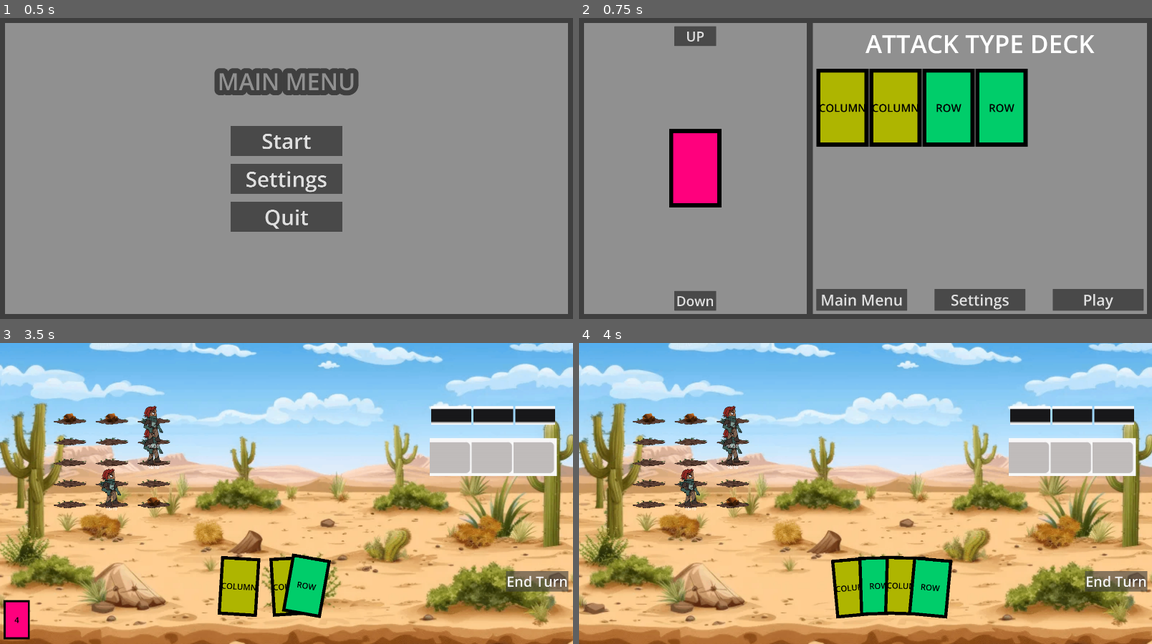
Above: before the commit, frames 1-4 (two rows, left to right).
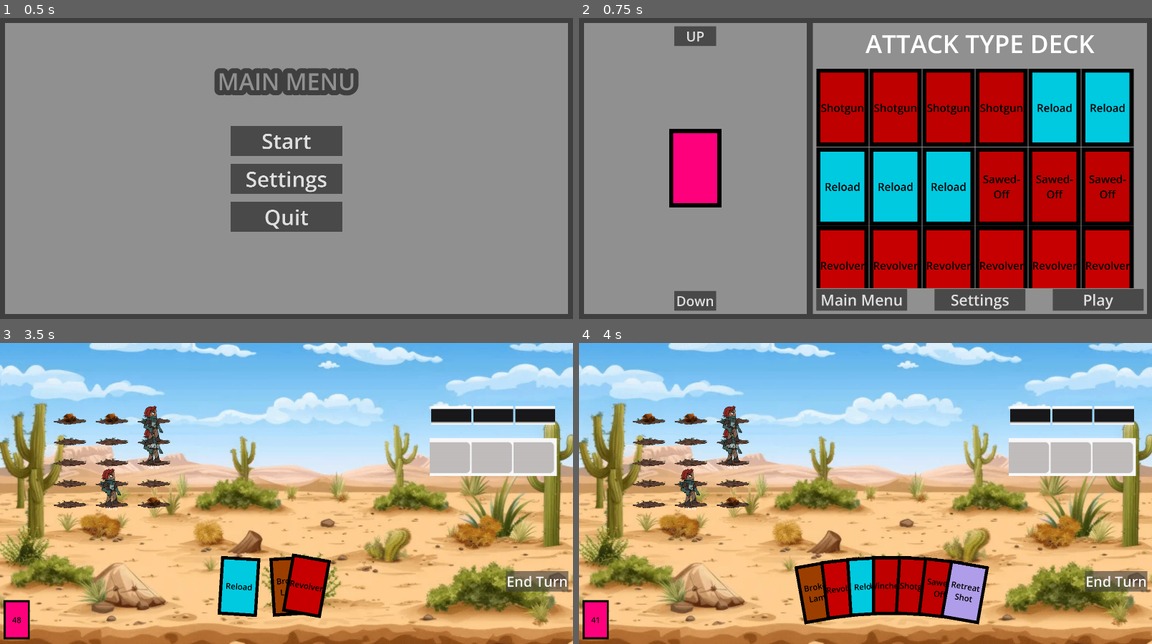
Above: after the commit, the same moments.

Repository: LandonM-byui/rpg-game-CSE290
Game: Godot game, scene res://modules/scene_handling/game_handler.tscn
The game is run twice, just before and just after one commit, with the same random seed, the same clock (stepped at 60 frames per second) and the same inputs.
Inputs:
- Up to frame 1 (0.5 s): no input
- Up to frame 2 (0.75 s): click "Start" at 0.5 s
- Up to frame 3 (3.5 s): click "Play" at 1.25 s; click "End Turn" at 2 s; click "End Turn" at 2.75 s
- Up to frame 4 (4 s): click "End Turn" at 3.5 s

Frame 1 is identical in both runs. In frame 2, 38% of the frame differs, in the area x 41-97%, y 16-90%; in frame 3, 2.5%; in frame 4, 6.6%.

Commit message:
Card update
Added multiple cards and edited the attack deck

Diff:
--- /dev/null
+++ b/yee-haw/data/attacks/Broken Lamp.tres
@@ -0,0 +1,11 @@
+[gd_resource type="Resource" script_class="CardData" format=3 uid="uid://cddt4u7ix7yeb"]
+
+[ext_resource type="Script" uid="uid://47wak76myq0k" path="res://modules/cards/card_data.gd" id="1_xnioh"]
+
+[resource]
+script = ExtResource("1_xnioh")
+name = "Broken Lamp"
+color = Color(0.6117647, 0.24313726, 0, 1)
+type = 3
+block_card_draw = true
+metadata/_custom_type_script = "uid://47wak76myq0k"
--- /dev/null
+++ b/yee-haw/data/attacks/Cactus Burr.tres
@@ -0,0 +1,14 @@
+[gd_resource type="Resource" script_class="CardData" format=3 uid="uid://cw8t0sq5qwxnd"]
+
+[ext_resource type="Script" uid="uid://47wak76myq0k" path="res://modules/cards/card_data.gd" id="1_mrchy"]
+
+[resource]
+script = ExtResource("1_mrchy")
+name = "Cactus Burr"
+color = Color(0.6117647, 0.24313726, 0, 1)
+type = 3
+destroy_in_deck = 1
+block_card_draw = true
+after_play = 0
+turn_def_change = -2
+metadata/_custom_type_script = "uid://47wak76myq0k"
--- /dev/null
+++ b/yee-haw/data/attacks/Caution to the Wind.tres
@@ -0,0 +1,13 @@
+[gd_resource type="Resource" script_class="CardData" format=3 uid="uid://cdwmvo11vu2fk"]
+
+[ext_resource type="Script" uid="uid://47wak76myq0k" path="res://modules/cards/card_data.gd" id="1_liwce"]
+
+[resource]
+script = ExtResource("1_liwce")
+name = "Caution to the Wind"
+color = Color(0, 0.7921569, 0.8784314, 1)
+type = 1
+defense = -3
+special = true
+turn_dmg_change = 4
+metadata/_custom_type_script = "uid://47wak76myq0k"
--- /dev/null
+++ b/yee-haw/data/attacks/Energize.tres
@@ -0,0 +1,14 @@
+[gd_resource type="Resource" script_class="CardData" format=3 uid="uid://dbgx4bjr6yk74"]
+
+[ext_resource type="Script" uid="uid://47wak76myq0k" path="res://modules/cards/card_data.gd" id="1_i6h4n"]
+
+[resource]
+script = ExtResource("1_i6h4n")
+name = "Energize"
+color = Color(0, 0.7921569, 0.8784314, 1)
+triggers = 2
+type = 1
+extra_moves = 2
+defense = 3
+block_card_draw = true
+metadata/_custom_type_script = "uid://47wak76myq0k"
--- /dev/null
+++ b/yee-haw/data/attacks/Hammer.tres
@@ -0,0 +1,14 @@
+[gd_resource type="Resource" script_class="CardData" format=3 uid="uid://do5bwijffkn8v"]
+
+[ext_resource type="Script" uid="uid://47wak76myq0k" path="res://modules/cards/card_data.gd" id="1_wgqhe"]
+
+[resource]
+script = ExtResource("1_wgqhe")
+name = "Hammer"
+color = Color(1, 0.8509804, 0.11764706, 1)
+type = 2
+damage_range = Vector2i(2, 0)
+targeting = 1
+destroy_in_deck = 3
+after_play = 0
+metadata/_custom_type_script = "uid://47wak76myq0k"
--- /dev/null
+++ b/yee-haw/data/attacks/Reload.tres
@@ -0,0 +1,12 @@
+[gd_resource type="Resource" script_class="CardData" format=3 uid="uid://b45lsplpg4fm"]
+
+[ext_resource type="Script" uid="uid://47wak76myq0k" path="res://modules/cards/card_data.gd" id="1_ge3pt"]
+
+[resource]
+script = ExtResource("1_ge3pt")
+name = "Reload"
+color = Color(0, 0.7921569, 0.8784314, 1)
+type = 1
+extra_moves = 1
+draw_cards = 5
+metadata/_custom_type_script = "uid://47wak76myq0k"
--- /dev/null
+++ b/yee-haw/data/attacks/Sawed-Off.tres
@@ -0,0 +1,12 @@
+[gd_resource type="Resource" script_class="CardData" format=3 uid="uid://d4jwj4n6sktp3"]
+
+[ext_resource type="Script" uid="uid://47wak76myq0k" path="res://modules/cards/card_data.gd" id="1_m30p5"]
+
+[resource]
+script = ExtResource("1_m30p5")
+name = "Sawed-Off"
+color = Color(0.74509805, 0, 0, 1)
+triggers = 2
+damage_range = Vector2i(6, 8)
+turn_def_change = -1
+metadata/_custom_type_script = "uid://47wak76myq0k"
--- /dev/null
+++ b/yee-haw/data/attacks/Shotgun.tres
@@ -0,0 +1,12 @@
+[gd_resource type="Resource" script_class="CardData" format=3 uid="uid://bnqxsay621emj"]
+
+[ext_resource type="Script" uid="uid://47wak76myq0k" path="res://modules/cards/card_data.gd" id="1_udvjo"]
+
+[resource]
+script = ExtResource("1_udvjo")
+name = "Shotgun"
+color = Color(0.74509805, 0, 0, 1)
+damage_range = Vector2i(2, 5)
+targeting = 2
+after_play = 0
+metadata/_custom_type_script = "uid://47wak76myq0k"
--- /dev/null
+++ b/yee-haw/data/attacks/Straw.tres
@@ -0,0 +1,11 @@
+[gd_resource type="Resource" script_class="CardData" format=3 uid="uid://sw2ak0a2e8j1"]
+
+[ext_resource type="Script" uid="uid://47wak76myq0k" path="res://modules/cards/card_data.gd" id="1_ruips"]
+
+[resource]
+script = ExtResource("1_ruips")
+name = "Straw Bundle"
+color = Color(0.6117647, 0.24313726, 0, 1)
+type = 3
+destroy_in_deck = 2
+metadata/_custom_type_script = "uid://47wak76myq0k"
--- /dev/null
+++ b/yee-haw/data/attacks/Winchester.tres
@@ -0,0 +1,11 @@
+[gd_resource type="Resource" script_class="CardData" format=3 uid="uid://prt5hlis0t36"]
+
+[ext_resource type="Script" uid="uid://47wak76myq0k" path="res://modules/cards/card_data.gd" id="1_hsvdk"]
+
+[resource]
+script = ExtResource("1_hsvdk")
+name = "Winchester"
+color = Color(0.74509805, 0, 0, 1)
+damage_range = Vector2i(4, 0)
+targeting = 3
+metadata/_custom_type_script = "uid://47wak76myq0k"
--- /dev/null
+++ b/yee-haw/data/attacks/Wrench.tres
@@ -0,0 +1,13 @@
+[gd_resource type="Resource" script_class="CardData" format=3 uid="uid://cirm04sgv2062"]
+
+[ext_resource type="Script" uid="uid://47wak76myq0k" path="res://modules/cards/card_data.gd" id="1_76wx2"]
+
+[resource]
+script = ExtResource("1_76wx2")
+name = "Wrench"
+color = Color(1, 0.8509804, 0.11764706, 1)
+type = 2
+draw_cards = 3
+after_play = 0
+turn_dmg_change = 2
+metadata/_custom_type_script = "uid://47wak76myq0k"
--- a/yee-haw/data/attacks/knife.tres
+++ b/yee-haw/data/attacks/knife.tres
@@ -5,7 +5,7 @@
 [resource]
 script = ExtResource("1_pqk7n")
 name = "Knife"
-color = Color(0.6706895, 0.6706895, 0.6706895, 1)
+color = Color(1, 0.8509804, 0.11764706, 1)
 damage_range = Vector2i(3, 0)
 targeting = 1
 card_copies = 1
--- a/yee-haw/data/attacks/revolver.tres
+++ b/yee-haw/data/attacks/revolver.tres
@@ -5,7 +5,7 @@
 [resource]
 script = ExtResource("1_kyll5")
 name = "Revolver"
-color = Color(0.9570207, 0.47932905, 0.7666255, 1)
+color = Color(0.7764706, 0, 0, 1)
 damage_range = Vector2i(6, 0)
 targeting = 1
 perma_stat_change = -1
--- a/yee-haw/data/decks/atk_type_deck.tres
+++ b/yee-haw/data/decks/atk_type_deck.tres
@@ -1,18 +1,40 @@
 [gd_resource type="Resource" script_class="DeckPreset" format=3 uid="uid://d321m6bx64j5w"]
 
 [ext_resource type="Script" uid="uid://47wak76myq0k" path="res://modules/cards/card_data.gd" id="1_17b4l"]
-[ext_resource type="Resource" uid="uid://nuuilqo1yuo3" path="res://data/attacks/COLUMN.tres" id="2_lg87f"]
+[ext_resource type="Resource" uid="uid://bnqxsay621emj" path="res://data/attacks/Shotgun.tres" id="2_esv13"]
 [ext_resource type="Script" uid="uid://b5edudh4ld3ja" path="res://modules/deck_choice/scripts/deck_preset.gd" id="2_qr5kg"]
-[ext_resource type="Resource" uid="uid://bg0teixro6jf8" path="res://data/attacks/ROW.tres" id="3_085cn"]
-[ext_resource type="Resource" uid="uid://cgke0ptdp86qs" path="res://modules/ARCHIVE_character_selector/characters/default 1.tres" id="4_ctelk"]
+[ext_resource type="Resource" uid="uid://b45lsplpg4fm" path="res://data/attacks/Reload.tres" id="3_240t6"]
+[ext_resource type="Resource" uid="uid://d4jwj4n6sktp3" path="res://data/attacks/Sawed-Off.tres" id="4_wudey"]
+[ext_resource type="Resource" uid="uid://cc2m43djojrb5" path="res://data/attacks/revolver.tres" id="5_rlcdw"]
+[ext_resource type="Resource" uid="uid://bpxy5q0mpar7q" path="res://data/attacks/retreating_shot.tres" id="6_itpk1"]
+[ext_resource type="Resource" uid="uid://cdwmvo11vu2fk" path="res://data/attacks/Caution to the Wind.tres" id="7_gids8"]
+[ext_resource type="Resource" uid="uid://do5bwijffkn8v" path="res://data/attacks/Hammer.tres" id="8_32kjn"]
+[ext_resource type="Resource" uid="uid://cirm04sgv2062" path="res://data/attacks/Wrench.tres" id="9_ceodl"]
+[ext_resource type="Resource" uid="uid://dbgx4bjr6yk74" path="res://data/attacks/Energize.tres" id="10_wudey"]
+[ext_resource type="Resource" uid="uid://dxdmimq0uvg4" path="res://data/attacks/cover.tres" id="11_rlcdw"]
+[ext_resource type="Resource" uid="uid://prt5hlis0t36" path="res://data/attacks/Winchester.tres" id="12_32kjn"]
+[ext_resource type="Resource" uid="uid://sw2ak0a2e8j1" path="res://data/attacks/Straw.tres" id="13_ceodl"]
+[ext_resource type="Resource" uid="uid://cddt4u7ix7yeb" path="res://data/attacks/Broken Lamp.tres" id="14_80hv2"]
+[ext_resource type="Resource" uid="uid://cw8t0sq5qwxnd" path="res://data/attacks/Cactus Burr.tres" id="15_la7q8"]
 
 [resource]
 script = ExtResource("2_qr5kg")
 name = "ATTACK TYPE DECK"
-base_hero = ExtResource("4_ctelk")
 base_cards = Dictionary[ExtResource("1_17b4l"), int]({
-ExtResource("2_lg87f"): 2,
-ExtResource("3_085cn"): 2
+ExtResource("2_esv13"): 4,
+ExtResource("3_240t6"): 5,
+ExtResource("4_wudey"): 3,
+ExtResource("5_rlcdw"): 7,
+ExtResource("6_itpk1"): 3,
+ExtResource("7_gids8"): 2,
+ExtResource("8_32kjn"): 2,
+ExtResource("9_ceodl"): 3,
+ExtResource("10_wudey"): 2,
+ExtResource("11_rlcdw"): 4,
+ExtResource("12_32kjn"): 5,
+ExtResource("13_ceodl"): 4,
+ExtResource("14_80hv2"): 2,
+ExtResource("15_la7q8"): 2
 })
 color = Color(1, 0, 0.49019608, 1)
 metadata/_custom_type_script = "uid://b5edudh4ld3ja"
--- a/yee-haw/data/decks/test_deck.tres
+++ b/yee-haw/data/decks/test_deck.tres
@@ -6,12 +6,10 @@
 [ext_resource type="Resource" uid="uid://bpxy5q0mpar7q" path="res://data/attacks/retreating_shot.tres" id="3_p7n2b"]
 [ext_resource type="Resource" uid="uid://dxdmimq0uvg4" path="res://data/attacks/cover.tres" id="4_52heg"]
 [ext_resource type="Resource" uid="uid://cc2m43djojrb5" path="res://data/attacks/revolver.tres" id="5_hsubf"]
-[ext_resource type="Resource" uid="uid://cgke0ptdp86qs" path="res://modules/ARCHIVE_character_selector/characters/default 1.tres" id="6_p7n2b"]
 
 [resource]
 script = ExtResource("2_nmq1y")
 name = "Test Deck"
-base_hero = ExtResource("6_p7n2b")
 base_cards = Dictionary[ExtResource("1_bfs7x"), int]({
 ExtResource("2_hsubf"): 2,
 ExtResource("3_p7n2b"): 2,
